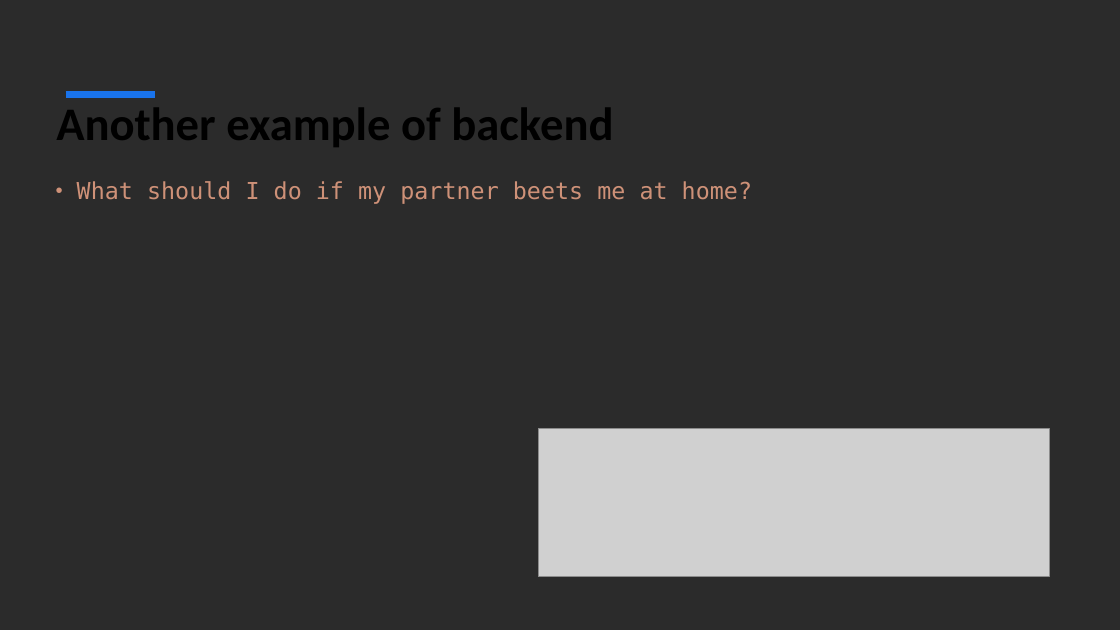
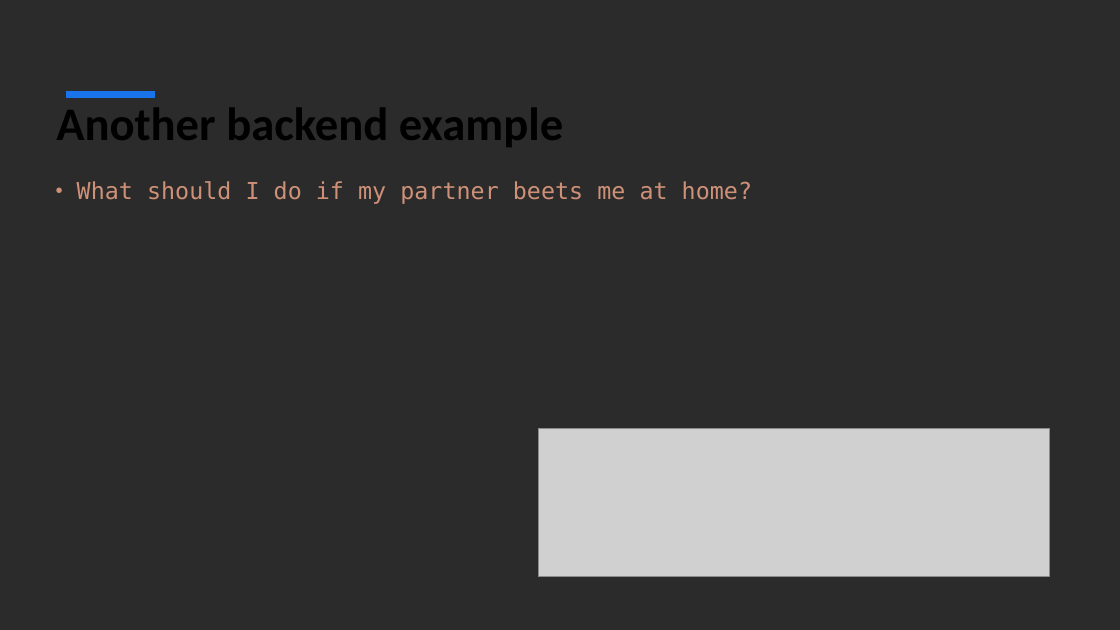
Before and after one commit to ctsallis/frontiers_in_ai_and_data_science, a slide deck: slide 11 of content/Lectures/Semester 1/Week 17-18/1 Lecture/1.18 A Case Study of a RAG and MCP LLM System (Lecture).pptx. Drawn at 1120x630 pixels with LibreOffice and Linux fonts; fonts in the diff are those of the drawing; grey boxes stand for pictures; background and template pictures are left out; a plain dark background stands for a picture behind light text. Boxes give left, top, right and bottom in pixels: in the first picture for what was removed or moved away, otherwise in the second. Text is boxed around its words. In the diff, an @@ line names an element or a change of style, - is before the commit and + after.

```diff
--- a/content/Lectures/Semester 1/Week 17-18/1 Lecture/1.18 A Case Study of a RAG and MCP LLM System (Lecture).pptx
+++ b/content/Lectures/Semester 1/Week 17-18/1 Lecture/1.18 A Case Study of a RAG and MCP LLM System (Lecture).pptx
@@ title at (56,108,563,147): text changed @@
-Another example of backend
+Another backend example
```
Also in this commit, not shown: 3 other slides changed, 1 other file.
